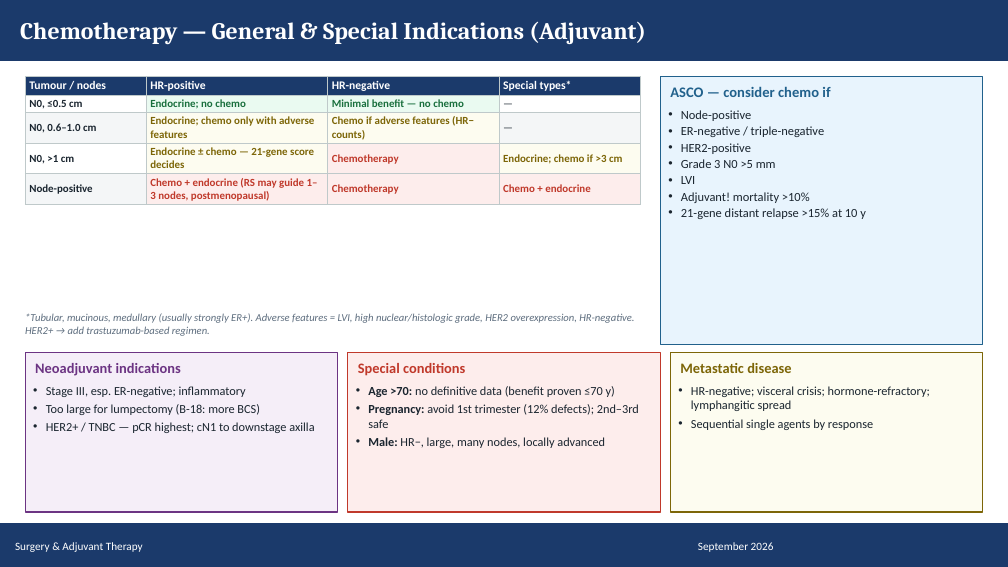
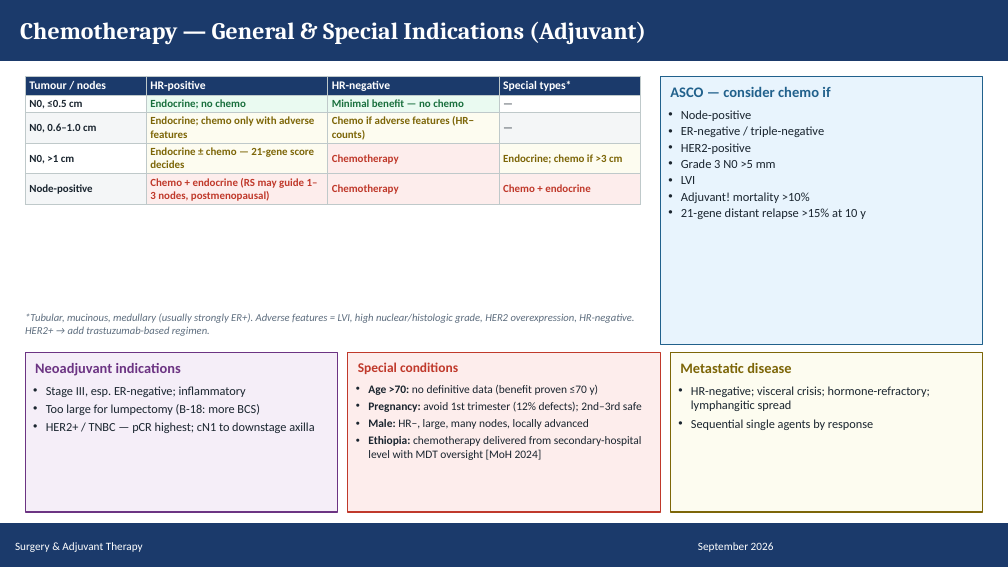
Before and after one commit to Muluamlak/Phone, a slide deck: slide 56 of BreastCancer_Management_Visual_65.pptx. Drawn at 1008x567 pixels with LibreOffice and Linux fonts; fonts in the diff are those of the drawing. Boxes give left, top, right and bottom in pixels: in the first picture for what was removed or moved away, otherwise in the second. Text is boxed around its words. In the diff, an @@ line names an element or a change of style, - is before the commit and + after.

```diff
--- a/BreastCancer_Management_Visual_65.pptx
+++ b/BreastCancer_Management_Visual_65.pptx
@@ text "Special conditions" at (x1=358, y1=362, x2=458, y2=374): size 10.3 to 9.7 pt @@
@@ text at (x1=368, y1=385, x2=642, y2=429): size 8.8 to 8.2 pt in "Age >70: no definitive data (benefit proven ...", "Pregnancy: avoid 1st trimester (12% defects); 2nd–3rd ...", "Male: HR−, large, many nodes, locally advanced" @@
@@ text at (x1=368, y1=436, x2=642, y2=460): paragraph added @@
+• Ethiopia: chemotherapy delivered from secondary-hospital level with MDT oversight [MoH 2024]
```
Also in this commit, not shown: 7 other slides changed.
